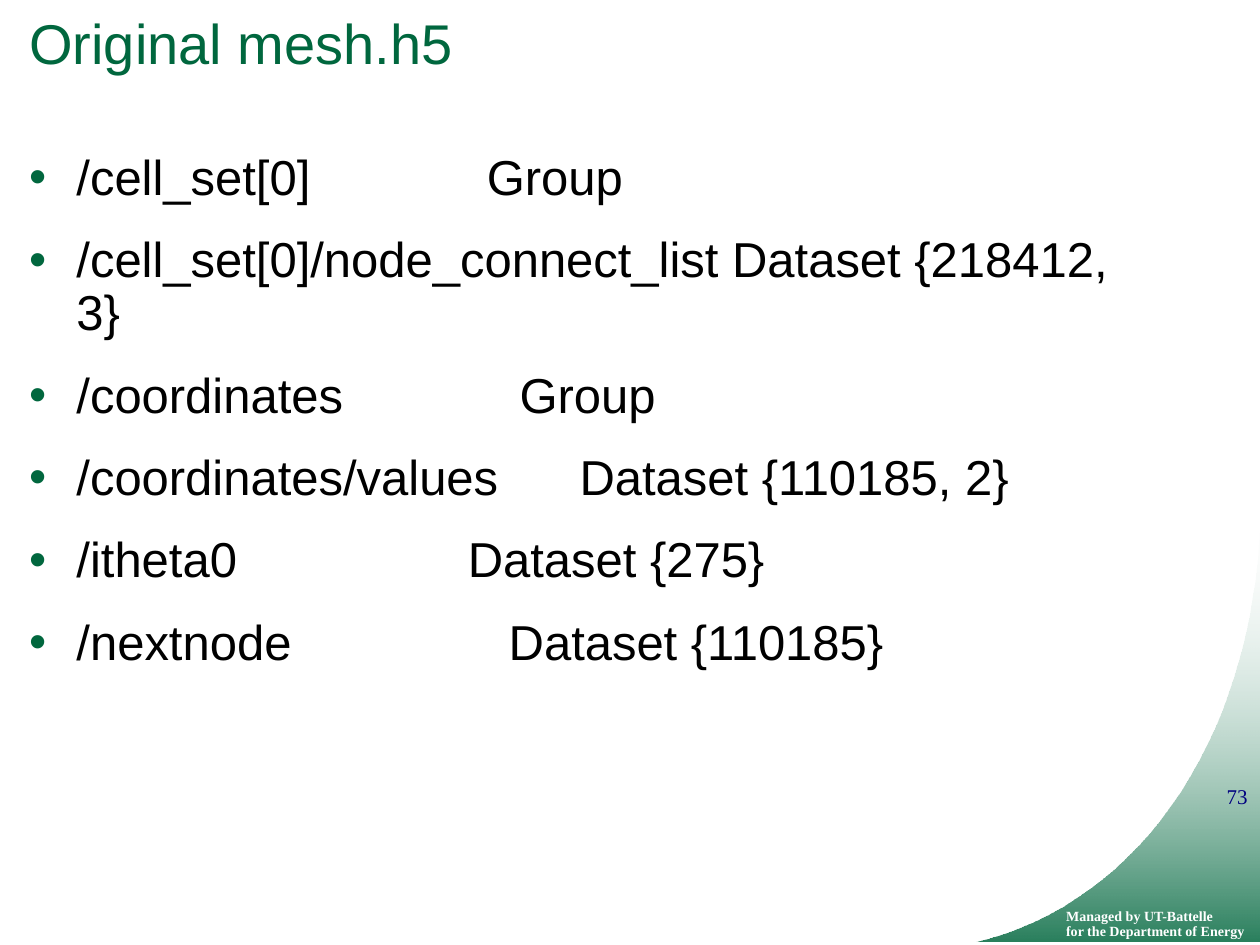
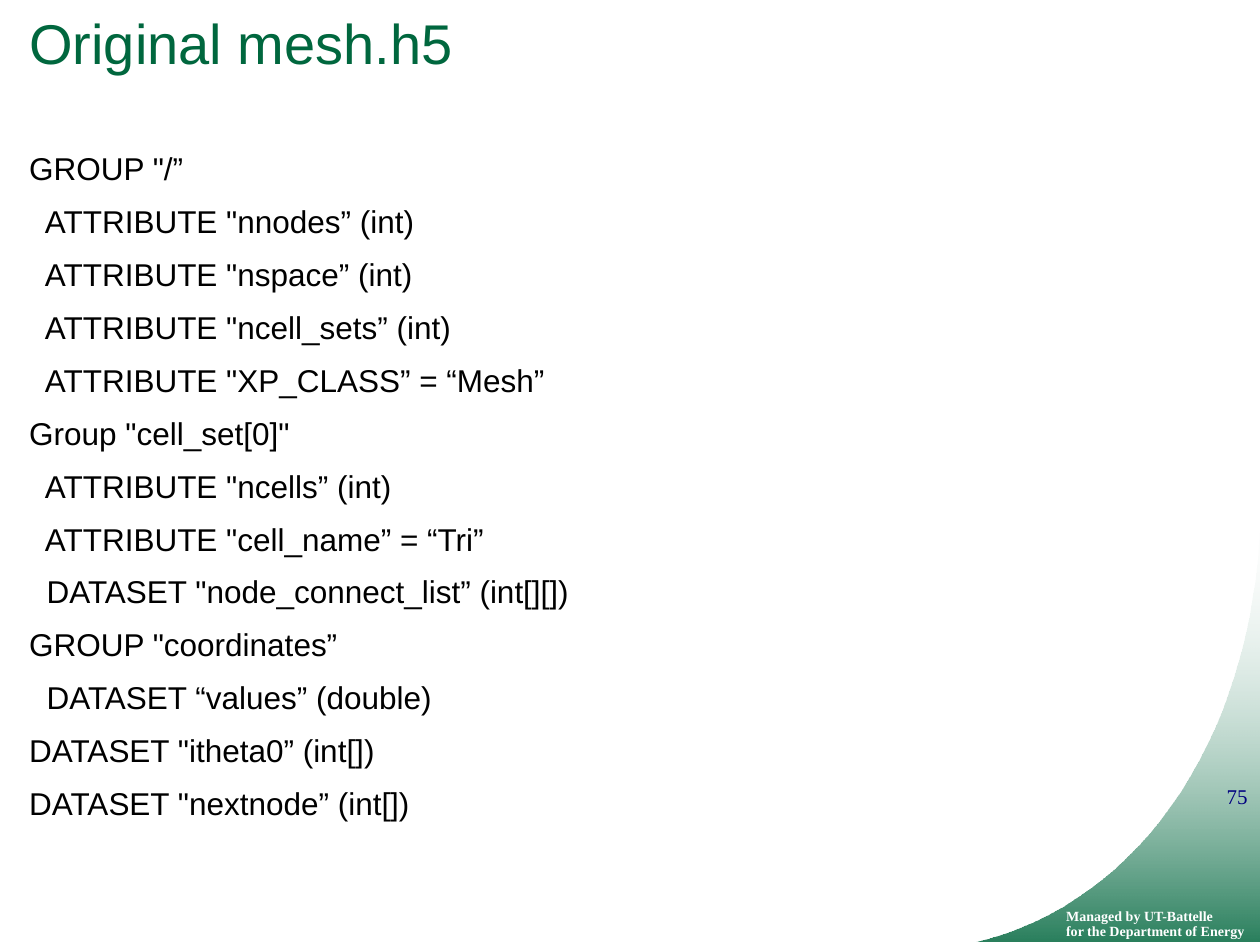
Before and after one commit to ornladios/ADIOS, a slide deck: slide 75 of tutorial/adios_api_scidac_tutorial.pptx (slide 73 before the commit). Drawn at 1260x945 pixels with LibreOffice and Linux fonts; fonts in the diff are those of the drawing; background and template pictures are left out. Boxes give left, top, right and bottom in pixels: in the first picture for what was removed or moved away, otherwise in the second. Text is boxed around its words. In the diff, an @@ line names an element or a change of style, - is before the commit and + after.

```diff
--- a/tutorial/adios_api_scidac_tutorial.pptx
+++ b/tutorial/adios_api_scidac_tutorial.pptx
@@ text at (29,158,569,821): text changed; size 28 to 18 pt @@
-• /cell_set[0] Group
-• /cell_set[0]/node_connect_list Dataset {218412, 3}
-• /coordinates Group
-• /coordinates/values Dataset {110185, 2}
-• /itheta0 Dataset {275}
-• /nextnode Dataset {110185}
+GROUP "/”
+ATTRIBUTE "nnodes” (int)
+ATTRIBUTE "nspace” (int)
+ATTRIBUTE "ncell_sets” (int)
+ATTRIBUTE "XP_CLASS” = “Mesh”
+Group "cell_set[0]"
+ATTRIBUTE "ncells” (int)
+ATTRIBUTE "cell_name” = “Tri”
+DATASET "node_connect_list” (int[][])
+GROUP "coordinates”
+DATASET “values” (double)
+DATASET "itheta0” (int[])
+DATASET "nextnode” (int[])
@@ page number at (1227,790,1248,804): text changed @@
-73
+75
```
Also in this commit, not shown: 28 other slides changed, 17 slides added, 5 slides removed.
